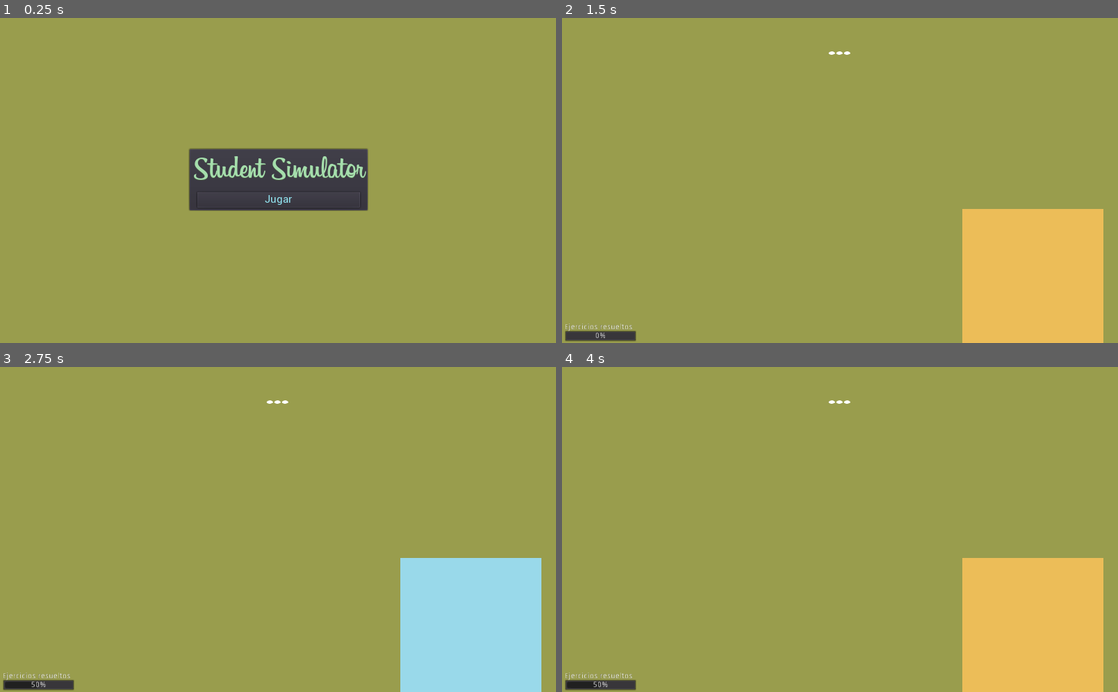
Above: before the commit, frames 1-4 (two rows, left to right).
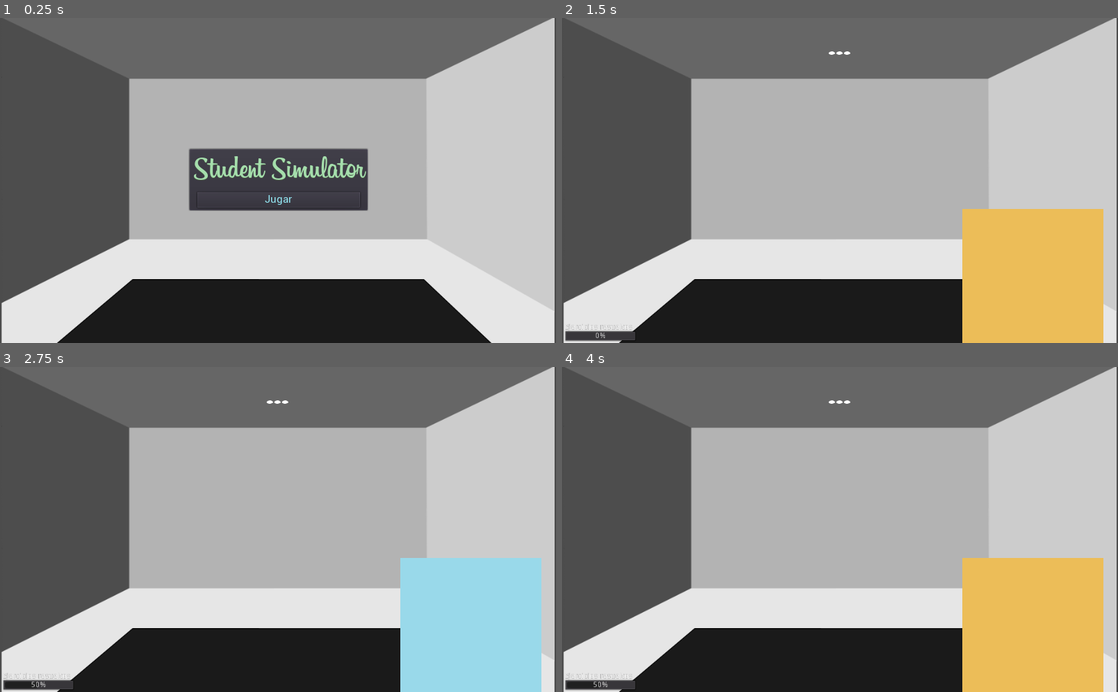
Above: after the commit, the same moments.

Repository: TraumaGames/StudentSimulator-TraumaGames
Game: Godot game, scene res://Main.tscn
The game is run twice, just before and just after one commit, with the same random seed, the same clock (stepped at 60 frames per second) and the same inputs.
Inputs:
- Up to frame 1 (0.25 s): no input
- Up to frame 2 (1.5 s): click "Jugar" at 0.5 s; tap Enter at 1.25 s
- Up to frame 3 (2.75 s): click "Seguir estudiando" at 2 s
- Up to frame 4 (4 s): tap Space at 2.75 s; click "Irse de gira" at 3.5 s

The runs differ from the first frame. In frame 1, 94% of the frame differs, in the area x 0-100%, y 0-100%; in frame 2, 89%; in frame 3, 89%; in frame 4, 89%.

Commit message:
Se agrega el fondo y el escritorio

Diff:
--- a/Main.tscn
+++ b/Main.tscn
@@ -9,11 +9,14 @@
 [ext_resource path="res://Entities/CardInformationManager/CardInformationManager.tscn" type="PackedScene" id=7]
 [ext_resource path="res://Entities/CardManager/CardManager.tscn" type="PackedScene" id=8]
 [ext_resource path="res://Entities/TagManager/TagManager.tscn" type="PackedScene" id=9]
+[ext_resource path="res://assets/art/background/room.svg" type="Texture" id=10]
+[ext_resource path="res://assets/art/background/desktop.svg" type="Texture" id=11]
 
 [node name="Main" type="Node"]
 script = ExtResource( 3 )
 
 [node name="ColorRect" type="ColorRect" parent="."]
+visible = false
 anchor_right = 1.0
 anchor_bottom = 1.0
 margin_right = 76.0
@@ -51,6 +54,22 @@
 
 [node name="TagManager" parent="." instance=ExtResource( 9 )]
 
+[node name="ParallaxBackground" type="ParallaxBackground" parent="."]
+
+[node name="ParallaxLayer" type="ParallaxLayer" parent="ParallaxBackground"]
+
+[node name="Room" type="Sprite" parent="ParallaxBackground/ParallaxLayer"]
+position = Vector2( 511.945, 299.813 )
+scale = Vector2( 1.15358, 1.10342 )
+texture = ExtResource( 10 )
+
+[node name="ParallaxLayer2" type="ParallaxLayer" parent="ParallaxBackground"]
+position = Vector2( -22, 0 )
+
+[node name="Desktop" type="Sprite" parent="ParallaxBackground/ParallaxLayer2"]
+position = Vector2( 526.401, 543.058 )
+texture = ExtResource( 11 )
+
 [connection signal="reset_game" from="HUD" to="." method="reset_game"]
 [connection signal="start_game" from="HUD" to="." method="start_game"]
 [connection signal="close_card" from="CardManager" to="." method="_on_CardManager_close_card"]
--- /dev/null
+++ b/assets/art/background/desktop.svg
@@ -0,0 +1,54 @@
+<?xml version="1.0" encoding="UTF-8" standalone="no"?>
+<!-- Created with Inkscape (http://www.inkscape.org/) -->
+
+<svg
+   width="214.12601mm"
+   height="32.303001mm"
+   viewBox="0 0 214.126 32.303001"
+   version="1.1"
+   id="svg5"
+   sodipodi:docname="room.svg"
+   inkscape:version="1.1.1 (3bf5ae0d25, 2021-09-20)"
+   xmlns:inkscape="http://www.inkscape.org/namespaces/inkscape"
+   xmlns:sodipodi="http://sodipodi.sourceforge.net/DTD/sodipodi-0.dtd"
+   xmlns="http://www.w3.org/2000/svg"
+   xmlns:svg="http://www.w3.org/2000/svg">
+  <sodipodi:namedview
+     id="namedview7"
+     pagecolor="#505050"
+     bordercolor="#ffffff"
+     borderopacity="1"
+     inkscape:pageshadow="0"
+     inkscape:pageopacity="0"
+     inkscape:pagecheckerboard="false"
+     inkscape:document-units="mm"
+     showgrid="false"
+     inkscape:snap-global="true"
+     showguides="true"
+     inkscape:guide-bbox="true"
+     inkscape:zoom="0.43852551"
+     inkscape:cx="743.40032"
+     inkscape:cy="270.22373"
+     inkscape:window-width="1366"
+     inkscape:window-height="708"
+     inkscape:window-x="0"
+     inkscape:window-y="32"
+     inkscape:window-maximized="1"
+     inkscape:current-layer="layer1">
+    <sodipodi:guide
+       position="116.44609,62.243357"
+       orientation="1,0"
+       id="guide17420" />
+  </sodipodi:namedview>
+  <defs
+     id="defs2" />
+  <g
+     inkscape:label="Capa 1"
+     inkscape:groupmode="layer"
+     id="layer1">
+    <path
+       style="fill:#1a1a1a;stroke:#000000;stroke-width:0.382354px;stroke-linecap:butt;stroke-linejoin:miter;stroke-opacity:1"
+       d="m 38.25282,0.19119205 141.83584,0.0305 33.55899,31.88994995 H 0.52197307 Z"
+       id="path17338" />
+  </g>
+</svg>
--- /dev/null
+++ b/assets/art/background/room.svg
@@ -0,0 +1,88 @@
+<?xml version="1.0" encoding="UTF-8" standalone="no"?>
+<!-- Created with Inkscape (http://www.inkscape.org/) -->
+
+<svg
+   width="233.98mm"
+   height="144.90199mm"
+   viewBox="0 0 233.97999 144.90199"
+   version="1.1"
+   id="svg5"
+   sodipodi:docname="room.svg"
+   inkscape:version="1.1.1 (3bf5ae0d25, 2021-09-20)"
+   xmlns:inkscape="http://www.inkscape.org/namespaces/inkscape"
+   xmlns:sodipodi="http://sodipodi.sourceforge.net/DTD/sodipodi-0.dtd"
+   xmlns="http://www.w3.org/2000/svg"
+   xmlns:svg="http://www.w3.org/2000/svg">
+  <sodipodi:namedview
+     id="namedview7"
+     pagecolor="#505050"
+     bordercolor="#ffffff"
+     borderopacity="1"
+     inkscape:pageshadow="0"
+     inkscape:pageopacity="0"
+     inkscape:pagecheckerboard="false"
+     inkscape:document-units="mm"
+     showgrid="false"
+     inkscape:snap-global="false"
+     showguides="true"
+     inkscape:guide-bbox="true"
+     inkscape:zoom="0.43852551"
+     inkscape:cx="132.26141"
+     inkscape:cy="475.45695"
+     inkscape:window-width="1366"
+     inkscape:window-height="708"
+     inkscape:window-x="0"
+     inkscape:window-y="32"
+     inkscape:window-maximized="1"
+     inkscape:current-layer="layer1" />
+  <defs
+     id="defs2" />
+  <g
+     inkscape:label="Capa 1"
+     inkscape:groupmode="layer"
+     id="layer1">
+    <g
+       id="g17143">
+      <g
+         id="g17053">
+        <g
+           id="g16792"
+           inkscape:export-filename="/home/adrian/Documentos/room.png"
+           inkscape:export-xdpi="96"
+           inkscape:export-ydpi="96"
+           transform="translate(5.109473)">
+          <g
+             id="g5789"
+             transform="matrix(1.0000001,0,0,0.99767308,12.319247,-91.251583)"
+             style="fill:#666666">
+            <path
+               style="fill:#666666;stroke-width:0.491287"
+               d="m -17.428718,91.67944 233.847688,-3e-5 -54.09768,27.19943 -125.652327,3e-5 z"
+               id="path2439"
+               sodipodi:nodetypes="ccccc" />
+          </g>
+          <path
+             style="fill:#b3b3b3;stroke-width:0.492628"
+             d="m 48.944204,98.553012 0.04401,-71.20235 125.652346,-3e-5 0.22054,71.2188 z"
+             id="path2252"
+             sodipodi:nodetypes="ccccc" />
+          <path
+             style="fill:#4d4d4d;stroke-width:0.498861"
+             d="m -5.109473,0.214527 54.097687,27.136135 -0.04401,71.20235 -53.7414977,28.169508 z"
+             id="path2552"
+             sodipodi:nodetypes="ccccc" />
+          <path
+             style="fill:#cccccc;stroke:#cccccc;stroke-width:0.264583px;stroke-linecap:butt;stroke-linejoin:miter;stroke-opacity:1"
+             d="m 174.85205,98.553032 53.7217,31.920228 0.16449,-130.258763 -54.09768,27.136135 z"
+             id="path9010"
+             sodipodi:nodetypes="ccccc" />
+          <path
+             style="fill:#e6e6e6;stroke:#e6e6e6;stroke-width:0.264583px;stroke-linecap:butt;stroke-linejoin:miter;stroke-opacity:1"
+             d="M 48.924495,98.587142 -4.7972937,126.72252 v 18.04677 l 233.3908437,2e-5 -0.0198,-14.29605 -53.7217,-31.920228 z"
+             id="path10485"
+             sodipodi:nodetypes="ccccccc" />
+        </g>
+      </g>
+    </g>
+  </g>
+</svg>
Not shown: 1 places in Main.tscn that only renumber resources
Not shown, added: assets/art/background/desktop.svg.import
Not shown, added: assets/art/background/room.svg.import
